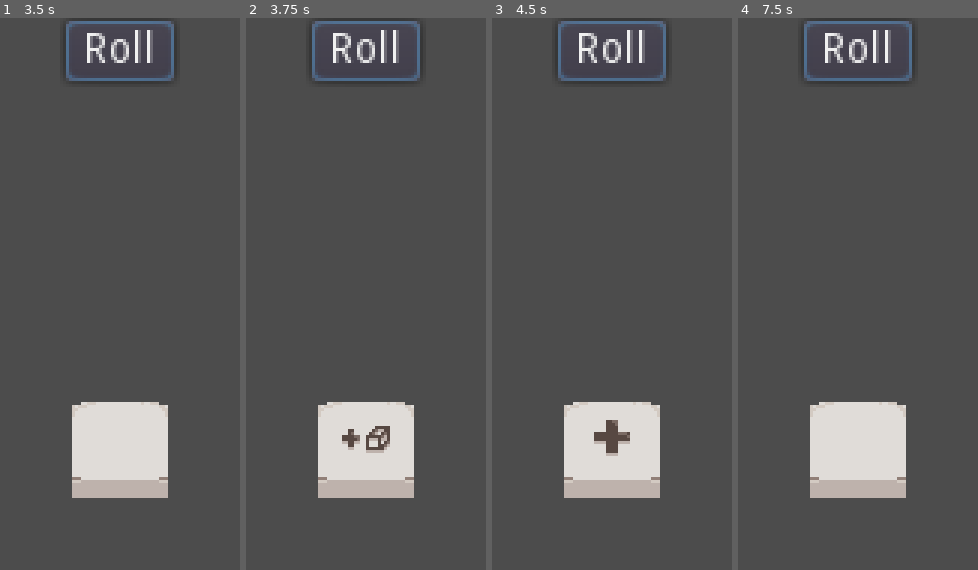
Above: before the commit, frames 1-4 (left to right).
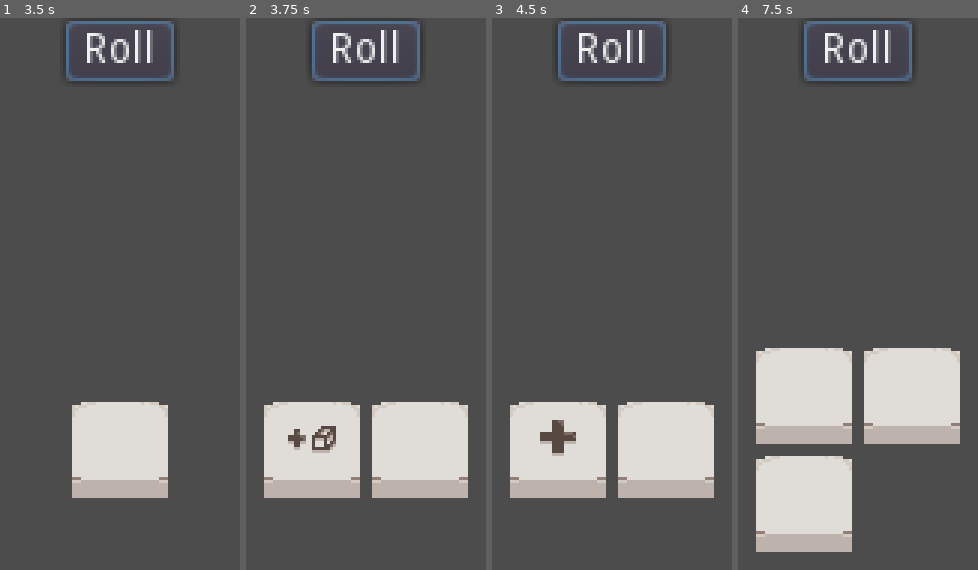
Above: after the commit, the same moments.

Repository: aprzn123/gmtk22
Game: Godot game, scene res://GameBoard.tscn
Same seed, same stepped clock (60 frames per second), same inputs: the game is played once before the commit and once after it.
Inputs:
- Up to frame 1 (3.5 s): click "Roll" at 0.5 s; click "Roll" at 1.25 s; click "Roll" at 2 s; tap Enter at 2.75 s
- Up to frame 2 (3.75 s): no input
- Up to frame 3 (4.5 s): tap Space at 4.25 s
- Up to frame 4 (7.5 s): tap Enter at 5, 7.25 s; tap Space at 5.75 s

Frame 1 is identical in both runs. In frame 2, 9.4% of the frame differs, in the area x 7-93%, y 69-87%; in frame 3, 8.5%; in frame 4, 22%, in the area x 7-93%, y 59-97%.

Commit message:
rolling implemented, sort of

Diff:
--- a/GameBoard.gd
+++ b/GameBoard.gd
@@ -1,12 +1,32 @@
 extends Node
+
+var roll_result = 0
 
 func die_cast(face_id):
 	match face_id:
 		"AddDie":
-			pass
+			add_die()
 		"Add":
 			pass
 		"Blank":
+			pass
+		"Number1":
+			pass
+		"Number2":
+			pass
+		"Number3":
+			pass
+		"Number4":
+			pass
+		"Number5":
+			pass
+		"Number6":
+			pass
+		"Number7":
+			pass
+		"Number8":
+			pass
+		"Number9":
 			pass
 		_:
 			print_debug("INVALID FACE ID " + face_id)
